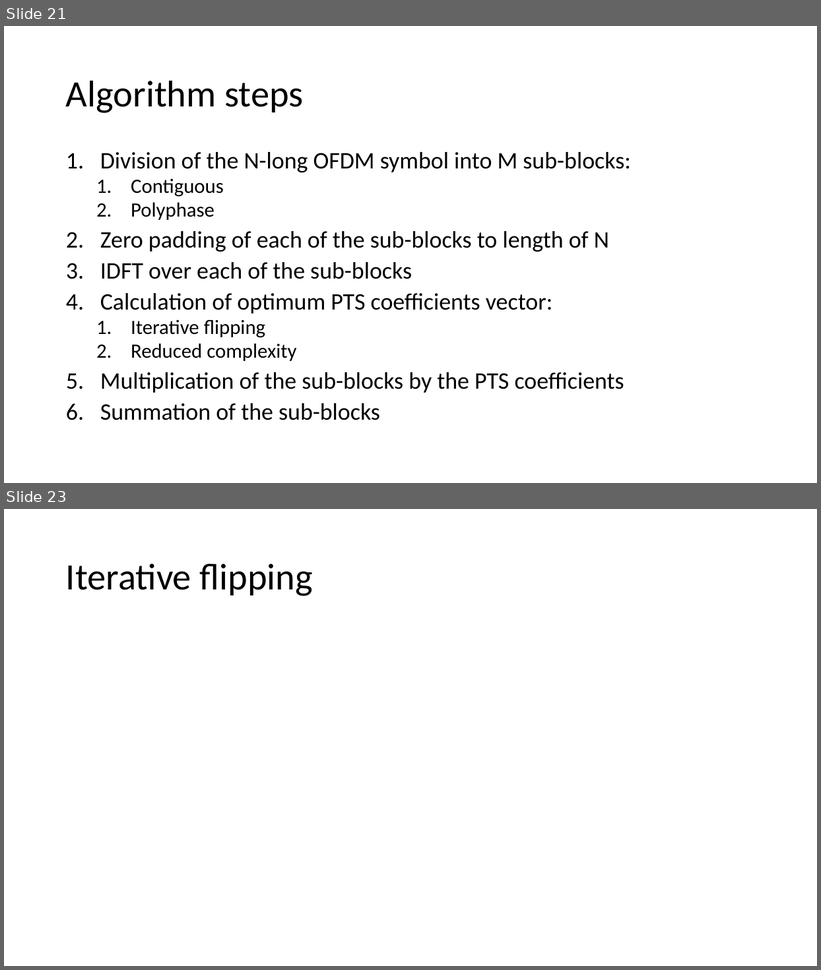
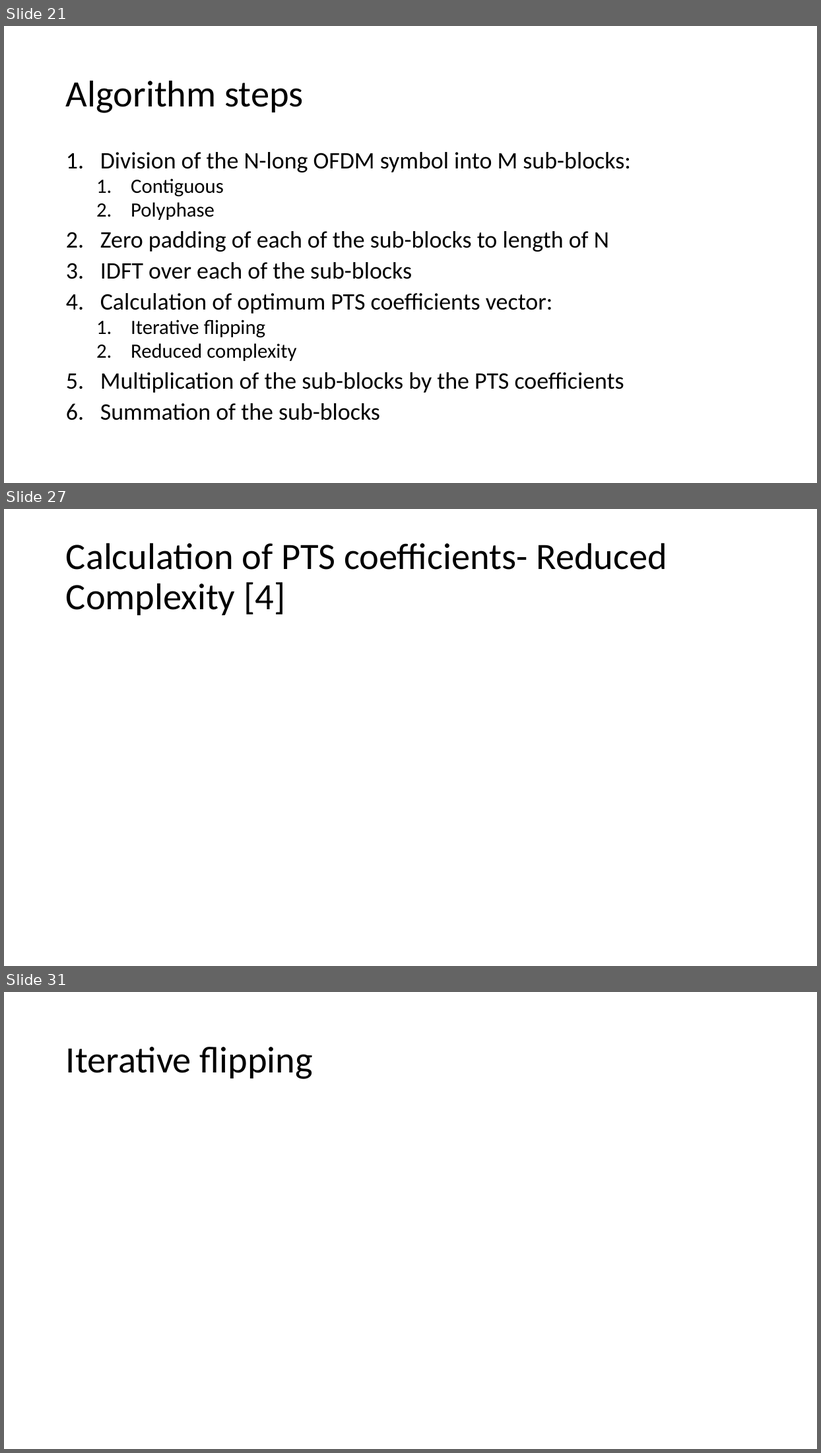
Before and after one commit to liorkissos/VLF-Simulations, a slide deck: PAPR Reduction- PTS.pptx. Shown one above the other, each under a label of ours: slides 21 and 23 before the commit, slides 21, 27 and 31 after it; the slides between them are not shown. The pictures are 821x970 and 821x1453 pixels, drawn with LibreOffice and Linux fonts; fonts in the diff are those of the drawing. Boxes give left, top, right and bottom in pixels: in the first picture for what was removed or moved away, otherwise in the second. Text is boxed around its words. In the diff, an @@ line names an element or a change of style, - is before the commit and + after.

```diff
--- a/PAPR Reduction- PTS.pptx
+++ b/PAPR Reduction- PTS.pptx
@@ slide 27 added at (4,509,817,966), background #FFFFFF @@
@@ title added at (66,543,668,615), 44 pt, text #000000 @@
+Calculation of PTS coefficients- Reduced Complexity [4]
@@ what was slide 23 is now slide 31 @@
```
Also in this commit, not shown: 2 slides changed, 7 other slides added, 10 other files.
